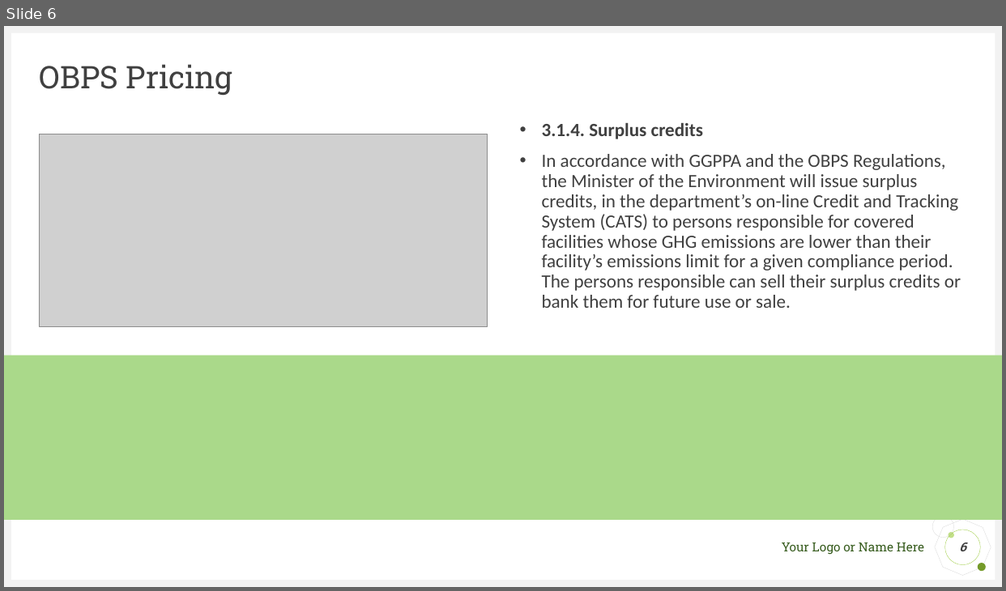
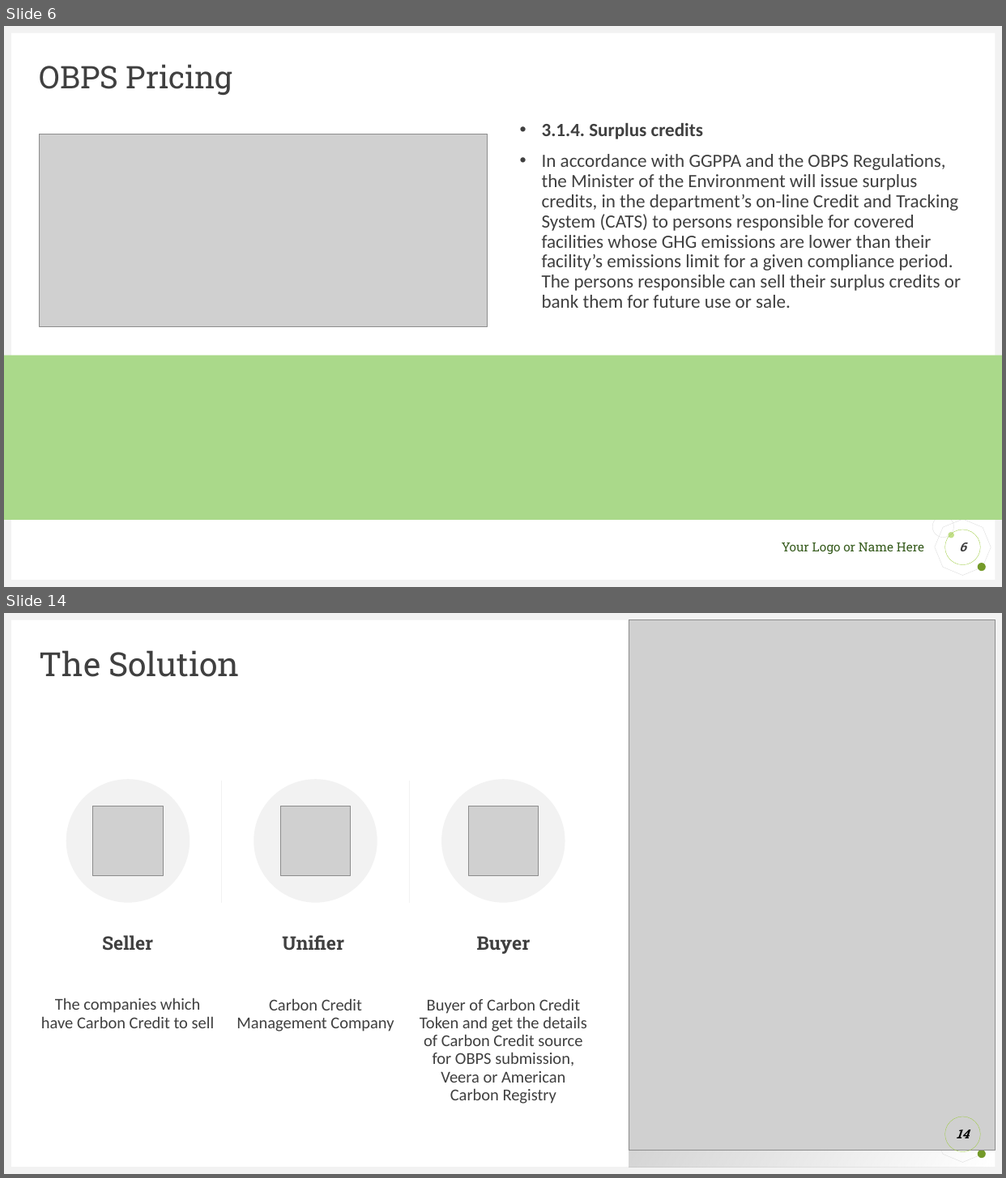
Before and after one commit to saimzuberi/Carbon_Credit_Market, a slide deck: Project Presentation/Final Presentation .pptx. Shown one above the other, each under a label of ours: slide 6 before the commit, slides 6 and 14 after it; the slides between them are not shown. The pictures are 1006x591 and 1006x1178 pixels, drawn with LibreOffice and Linux fonts; fonts in the diff are those of the drawing; grey boxes stand for pictures. Boxes give left, top, right and bottom in pixels: in the first picture for what was removed or moved away, otherwise in the second. Text is boxed around its words. In the diff, an @@ line names an element or a change of style, - is before the commit and + after.

```diff
--- a/Project Presentation/Final Presentation .pptx
+++ b/Project Presentation/Final Presentation .pptx
@@ slide 14 added at (4, 613, 1002, 1174), background #FFFFFF; not listed: 6 template elements that a slide beside it also shows @@
@@ rectangle added at (629, 619, 995, 1167), fill gradient #000000 @@
@@ picture added at (629, 619, 995, 1151) @@
@@ title added at (40, 650, 239, 677), 32 pt, text #404040 @@
+The Solution
@@ ellipse added at (66, 779, 189, 903), fill #F2F2F2 @@
@@ line added from (222, 781) to (222, 903), #F2F2F2 0.5 pt @@
@@ ellipse added at (254, 779, 377, 903), fill #F2F2F2 @@
@@ line added from (410, 781) to (410, 903), #F2F2F2 0.5 pt @@
@@ ellipse added at (442, 779, 565, 903), fill #F2F2F2 @@
@@ picture added at (93, 806, 163, 875) @@
@@ picture added at (281, 806, 351, 875) @@
@@ picture added at (469, 806, 539, 875) @@
@@ text added at (102, 935, 153, 950), 18 pt, text #404040, bold @@
+Seller
@@ text added at (282, 935, 344, 950), 18 pt, text #404040, bold @@
+Unifier
@@ text added at (477, 936, 530, 954), 18 pt, text #404040, bold @@
+Buyer
@@ text added at (41, 998, 215, 1029), 16 pt, text #404040 @@
+The companies which have Carbon Credit to sell
@@ text added at (236, 999, 394, 1032), 16 pt, text #404040 @@
+Carbon Credit Management Company
@@ text added at (420, 999, 587, 1104), 16 pt, text #404040 @@
+Buyer of Carbon Credit Token and get the details of Carbon Credit source for OBPS submission, Veera or American Carbon Registry
@@ page number added at (945, 1117, 980, 1152), outline #9ACB39 0.25 pt, 12 pt, text #000000, bold, italic @@
+14
```
Also in this commit, not shown: 4 slides changed, 8 other slides added, 12 slides removed, 9 other files.
